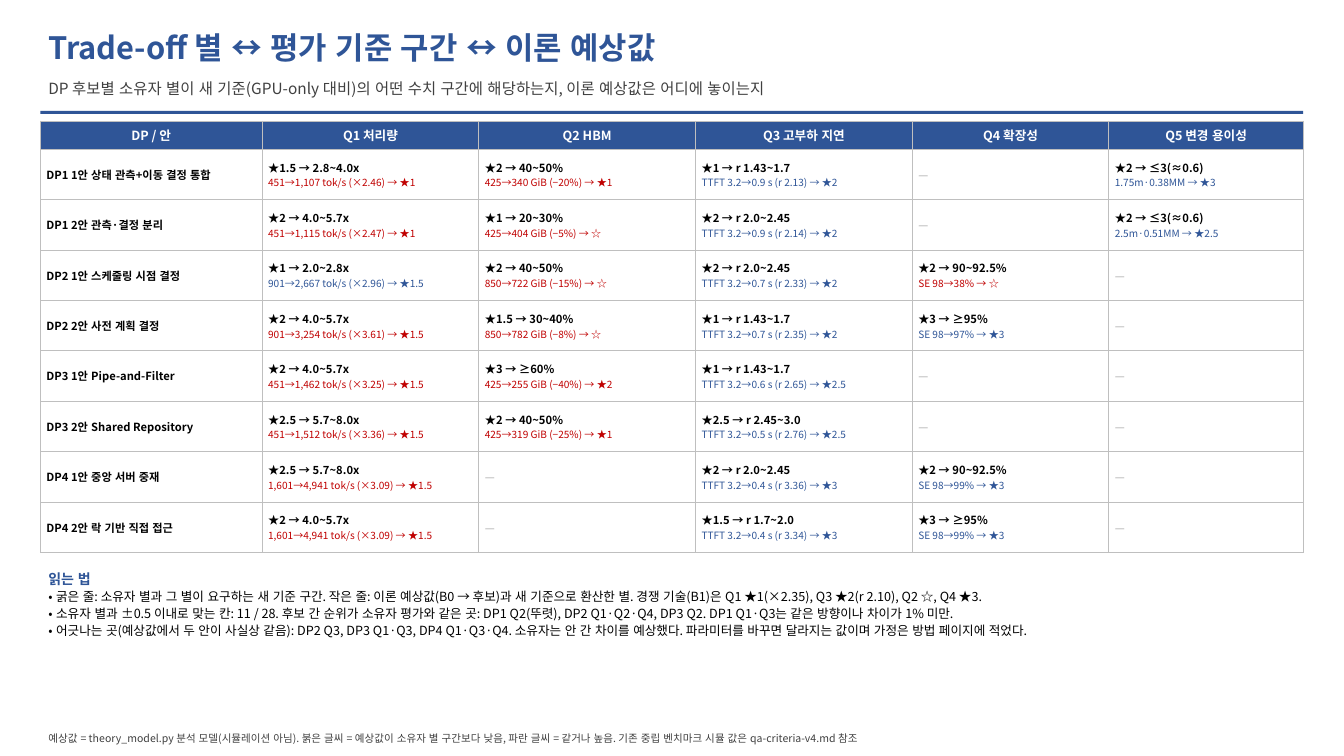
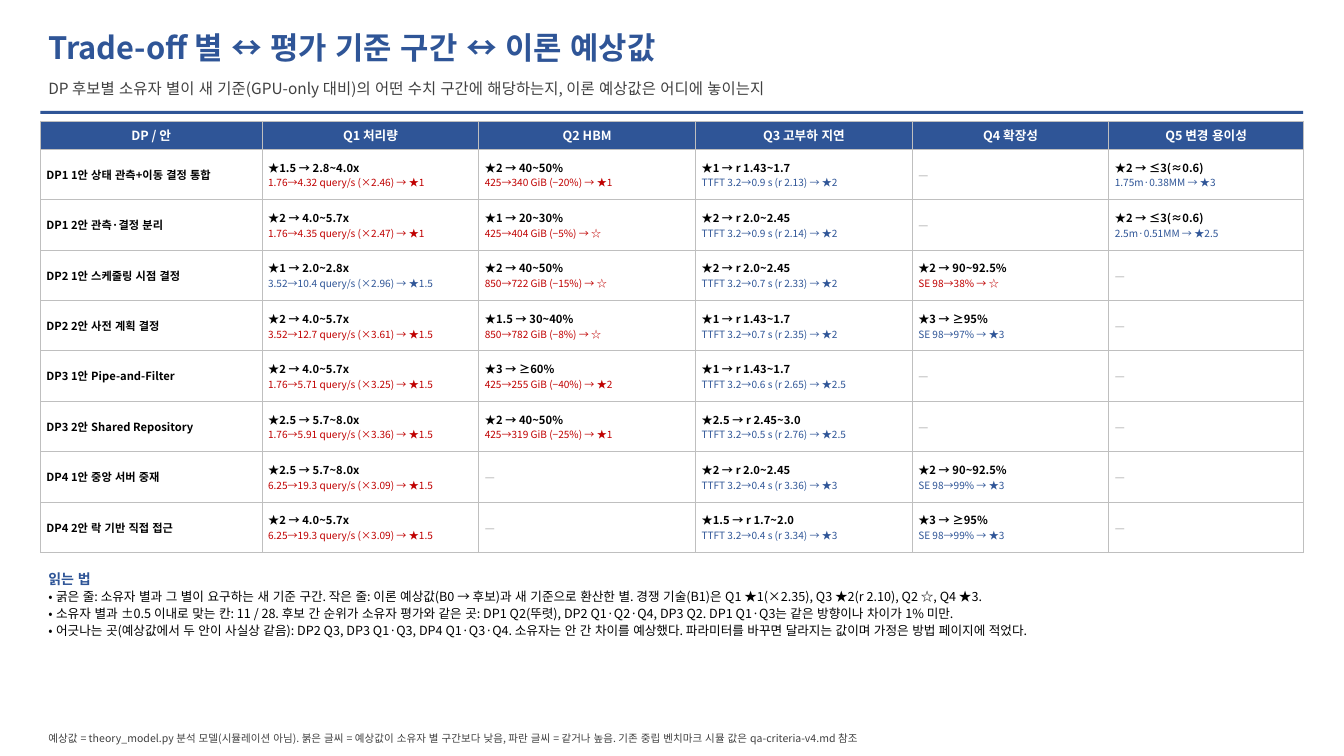
Before and after one commit to mkim0628/vllm, a slide deck: slide 22 of doc-mk/QA-criteria-v4/DP-QA-criteria-v4.pptx. Drawn at 1344x756 pixels with LibreOffice and Linux fonts; fonts in the diff are those of the drawing. Boxes give left, top, right and bottom in pixels: in the first picture for what was removed or moved away, otherwise in the second. Text is boxed around its words. In the diff, an @@ line names an element or a change of style, - is before the commit and + after.

```diff
--- a/doc-mk/QA-criteria-v4/DP-QA-criteria-v4.pptx
+++ b/doc-mk/QA-criteria-v4/DP-QA-criteria-v4.pptx
@@ table at (x1=40, y1=121, x2=1304, y2=553) @@
-row 2, column 2: ★1.5 → 2.8~4.0x / 451→1,107 tok/s (×2.46) → ★1
+row 2, column 2: ★1.5 → 2.8~4.0x / 1.76→4.32 query/s (×2.46) → ★1
-row 3, column 2: ★2 → 4.0~5.7x / 451→1,115 tok/s (×2.47) → ★1
+row 3, column 2: ★2 → 4.0~5.7x / 1.76→4.35 query/s (×2.47) → ★1
-row 4, column 2: ★1 → 2.0~2.8x / 901→2,667 tok/s (×2.96) → ★1.5
+row 4, column 2: ★1 → 2.0~2.8x / 3.52→10.4 query/s (×2.96) → ★1.5
-row 5, column 2: ★2 → 4.0~5.7x / 901→3,254 tok/s (×3.61) → ★1.5
+row 5, column 2: ★2 → 4.0~5.7x / 3.52→12.7 query/s (×3.61) → ★1.5
-row 6, column 2: ★2 → 4.0~5.7x / 451→1,462 tok/s (×3.25) → ★1.5
+row 6, column 2: ★2 → 4.0~5.7x / 1.76→5.71 query/s (×3.25) → ★1.5
-row 7, column 2: ★2.5 → 5.7~8.0x / 451→1,512 tok/s (×3.36) → ★1.5
+row 7, column 2: ★2.5 → 5.7~8.0x / 1.76→5.91 query/s (×3.36) → ★1.5
-row 8, column 2: ★2.5 → 5.7~8.0x / 1,601→4,941 tok/s (×3.09) → ★1.5
+row 8, column 2: ★2.5 → 5.7~8.0x / 6.25→19.3 query/s (×3.09) → ★1.5
-row 9, column 2: ★2 → 4.0~5.7x / 1,601→4,941 tok/s (×3.09) → ★1.5
+row 9, column 2: ★2 → 4.0~5.7x / 6.25→19.3 query/s (×3.09) → ★1.5
```
Also in this commit, not shown: 11 other slides changed, 5 other files.
